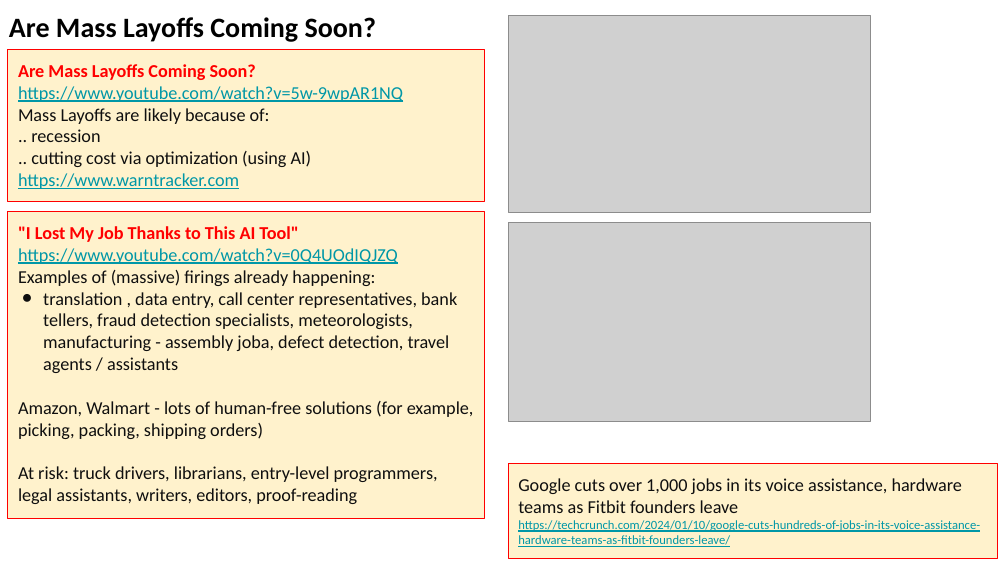
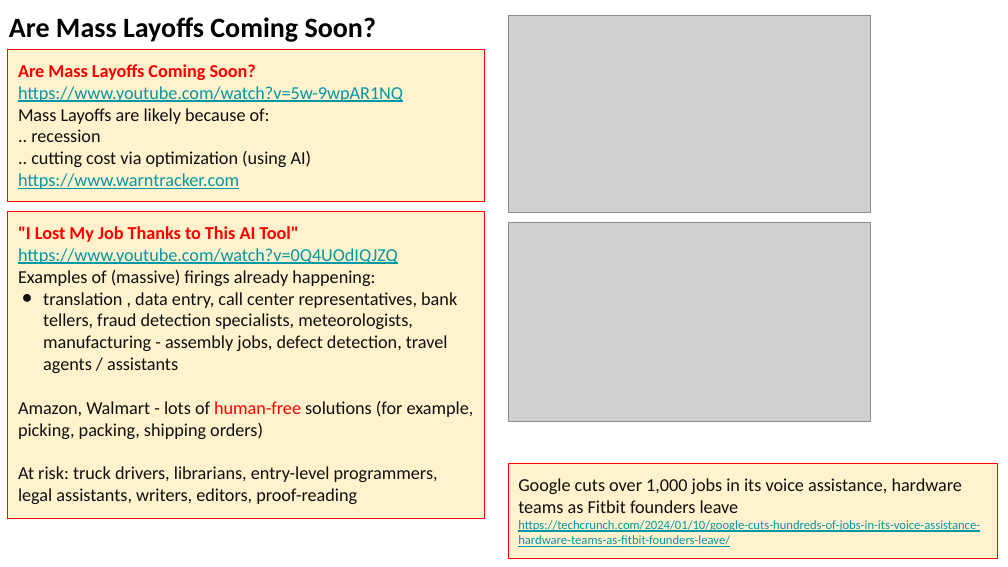
Before and after one commit to lselector/seminar, a slide deck: slide 20 of 2024/2024-01-12-AI-Updates.pptx. Drawn at 1008x567 pixels with LibreOffice and Linux fonts; fonts in the diff are those of the drawing; grey boxes stand for pictures. Boxes give left, top, right and bottom in pixels: in the first picture for what was removed or moved away, otherwise in the second. Text is boxed around its words. In the diff, an @@ line names an element or a change of style, - is before the commit and + after.

Commit message:
update

```diff
--- a/2024/2024-01-12-AI-Updates.pptx
+++ b/2024/2024-01-12-AI-Updates.pptx
@@ text in rectangle at [43,292,457,373]: text changed @@
-● translation , data entry, call center representatives, bank tellers, fraud detection specialists, meteorologists, manufacturing - assembly joba, defect detection, travel agents / assistants
+● translation , data entry, call center representatives, bank tellers, fraud detection specialists, meteorologists, manufacturing - assembly jobs, defect detection, travel agents / assistants
@@ text in rectangle at [18,401,474,439]: text colour #0F0F0F to #FF0000 in "human-free" @@
```
Also in this commit, not shown: 5 other slides changed, 1 slide removed.
